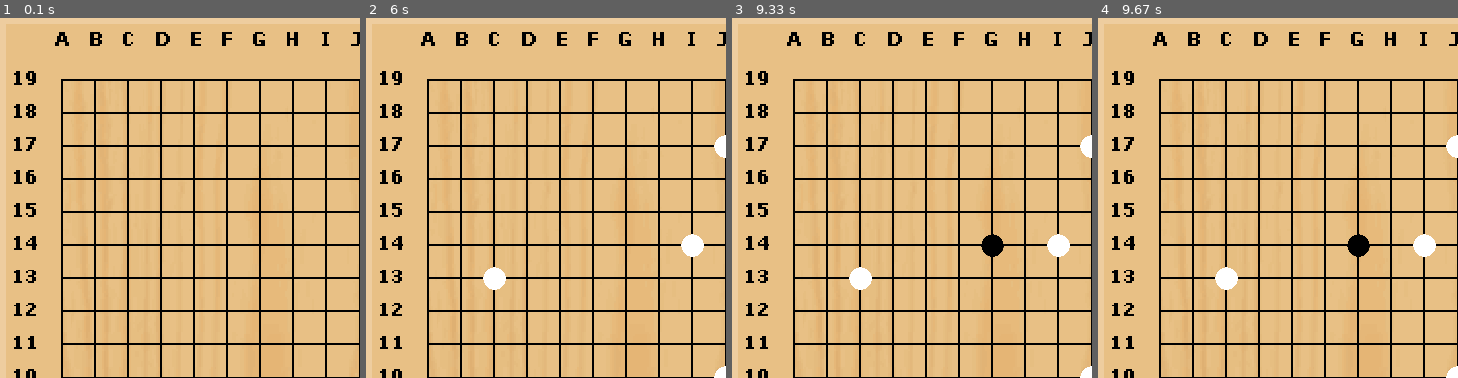
Above: before the commit, frames 1-4 (left to right).
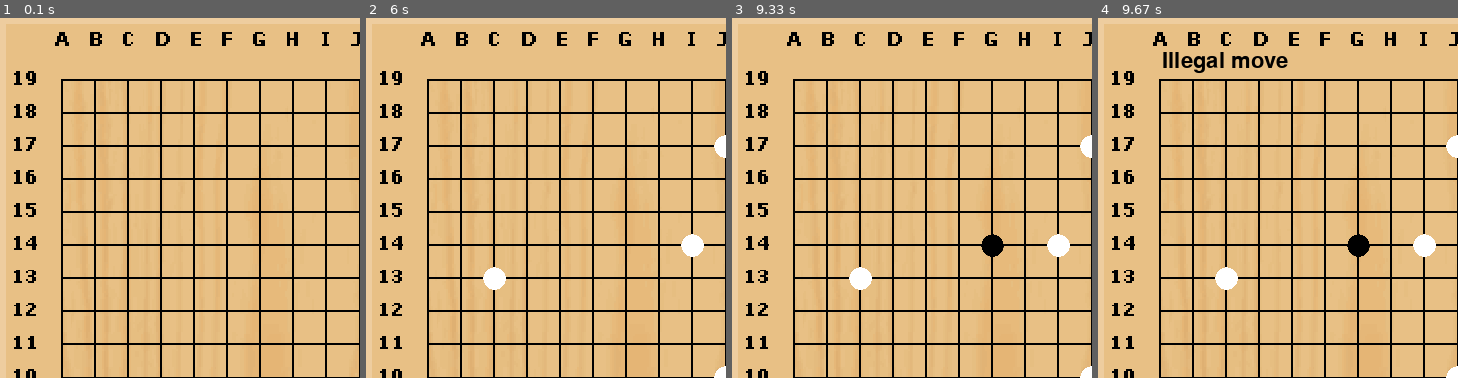
Above: after the commit, the same moments.

Repository: slumfy/Gomonku
Game: pygame game, started from Gomonku.py
Same seed, same stepped clock (60 frames per second), same inputs: the game is played once before the commit and once after it.
Inputs (mouse positions are % of the whole screen's width and height, from its top left):
- Up to frame 1 (0.1 s): no input
- Up to frame 2 (6 s): click (50, 50) at 0.38 s; click (51, 57) at 0.83 s; move the mouse to (19, 35) at 1.13 s; click (19, 35) at 1.42 s; move the mouse to (62, 59) at 1.83 s; click (62, 59) at 2.18 s; move the mouse to (52, 16) at 2.67 s; click (52, 16) at 3.07 s; move the mouse to (51, 61) at 3.6 s; click (51, 61) at 4.05 s; move the mouse to (47, 33) at 4.63 s; click (47, 33) at 5.1 s; move the mouse to (36, 29) at 5.7 s
- Up to frame 3 (9.33 s): click (36, 29) at 6.18 s; move the mouse to (76, 41) at 6.8 s; click (76, 41) at 7.3 s; move the mouse to (81, 48) at 7.93 s; click (81, 48) at 8.43 s; move the mouse to (19, 37) at 9.07 s
- Up to frame 4 (9.67 s): click (19, 37) at 9.58 s
The pictures show only the part of the screen within x 0-50%, y 0-50%; the shares and areas given below are measured in that part.

Frames 1-3 are identical in both runs. In frame 4, 0.8% of the frame differs, in the area x 18-53%, y 9-16%.

Commit message:
add feature win and illegalmove in eatedspot

Diff:
--- a/go_rules.py
+++ b/go_rules.py
@@ -19,7 +19,8 @@
 				it += 1
 			else:
 				break
-		self.win(player,it)
+		if self.win(player,it) == 1:
+			return(1)
 		#leftright solution
 		it = 1
 		for n in range(1,18):
@@ -32,7 +33,8 @@
 				it += 1
 			else:
 				break
-		self.win(player,it)
+		if self.win(player,it) == 1:
+			return(1)
 		#diagdownleft solution
 		it = 1
 		for n in range(1,18):
@@ -41,28 +43,120 @@
 			else:
 				break
 		for n in range(1,18):
-			if x + n >= 0 and y - n < 18 and self.table[x + n][y - n] == player:
-				it += 1
-			else:
-				break
-		self.win(player,it)
+			if x + n < 18 and y - n >= 0 and self.table[x + n][y - n] == player:
+				it += 1
+			else:
+				break
+		if self.win(player,it) == 1:
+			return(1)
 		#diagupleft solution
 		it = 1
 		for n in range(1,18):
-			if x + n >= 0 and y + n < 18 and self.table[x + n][y + n] == player:
-				it += 1
-			else:
-				break
-		for n in range(1,18):
-			if x - n >= 0 and y - n < 18 and self.table[x - n][y - n] == player:
-				it += 1
-			else:
-				break
-		self.win(player,it)
+			if x + n < 18 and y + n < 18 and self.table[x + n][y + n] == player:
+				it += 1
+			else:
+				break
+		for n in range(1,18):
+			if x - n >= 0 and y - n >= 0 and self.table[x - n][y - n] == player:
+				it += 1
+			else:
+				break
+		if self.win(player,it) == 1:
+			return(1)
+		return(0)
 
 	def win(self,player,it):
+		print("player: ",player, "iter: ",it)
 		if it == 5:
 			print("player ", player, " win")
+			return(1)
+		return(0)
+
+	def check_wrong_position(self,player,x,y):
+		if x > 18 or x < 0 or y > 18 or y < 0 or self.table[x][y] != 0:
+			return(1)
+		#updown solution
+		it = 1
+		uptrap = 0
+		downtrap = 0
+		for n in range(1,3):
+			if x + n < 18 and self.table[x + n][y] != player and self.table[x + n][y] != 0:
+				uptrap = 1
+			if x + n < 18 and self.table[x + n][y] == player:
+				it += 1
+			else:
+				break
+		for n in range(1,3):
+			if x - n >= 0 and self.table[x - n][y] != player and self.table[x - n][y] != 0:
+				downtrap = 1
+			if x - n >= 0 and self.table[x - n][y] == player:
+				it += 1
+			else:
+				break
+		if it <= 2 and uptrap and downtrap:
+			return(1)
+		#leftright solution
+		it = 1
+		uptrap = 0
+		downtrap = 0
+		for n in range(1,3):
+			if y + n < 18 and self.table[x][y + n] != player and self.table[x][y + n] != 0:
+				uptrap = 1
+			if y + n < 18 and self.table[x][y + n] == player:
+				it += 1
+			else:
+				break
+		for n in range(1,3):
+			if y - n >= 0 and self.table[x][y - n] != player and self.table[x][y - n] != 0:
+				downtrap = 1
+			if y - n >= 0 and self.table[x][y - n] == player:
+				it += 1
+			else:
+				break
+		if it <= 2 and uptrap and downtrap:
+			return(1)
+		#diagdownleft solution
+		it = 1
+		uptrap = 0
+		downtrap = 0
+		for n in range(1,3):
+			if x - n >= 0 and y + n < 18 and self.table[x - n][y + n] != player and self.table[x - n][y + n] != 0:
+				uptrap = 1
+			if x - n >= 0 and y + n < 18 and self.table[x - n][y + n] == player:
+				it += 1
+			else:
+				break
+		for n in range(1,3):
+			if x + n < 18 and y - n >= 0 and self.table[x + n][y - n] != player and self.table[x + n][y - n] != 0:
+				downtrap = 1
+			if x + n < 18 and y - n >= 0 and self.table[x + n][y - n] == player:
+				it += 1
+			else:
+				break
+		if it <= 2 and uptrap and downtrap:
+			return(1)
+		#diagupleft solution
+		it = 1
+		uptrap = 0
+		downtrap = 0
+		for n in range(1,3):
+			if x + n < 18 and y + n < 18 and self.table[x + n][y + n] != player and self.table[x + n][y + n] != 0:
+				uptrap = 1
+			if x + n < 18 and y + n < 18 and self.table[x + n][y + n] == player:
+				it += 1
+			else:
+				break
+		for n in range(1,3):
+			if x - n >= 0 and y - n >= 0 and self.table[x - n][y - n] != player and self.table[x - n][y - n] != 0:
+				downtrap = 1
+			if x - n >= 0 and y - n >= 0 and self.table[x - n][y - n] == player:
+				it += 1
+			else:
+				break
+		if it <= 2 and uptrap and downtrap:
+			return(1)
+		return(0)
+
 
 	def check_eat_position(self,player,x,y):
 		# backward take
@@ -131,13 +225,14 @@
 					self.table[x - 2][y - 2] = 0
 
 	def place_stone(self,player, x,y):
-		if self.table[x][y] != 0:
-			print("illegal move")
+		if self.check_wrong_position(player,x,y) == 1:
+			return(-1)
 		else:
 			self.table[x][y] = player
 			self.check_eat_position(player,x,y)
-			self.check_win_position(player,x,y)
-			# self.print_table()
+			if self.check_win_position(player,x,y) != 0:
+				return(player)
+			return(0)
 
 	def print_table(self):
 		for line in self.table:
--- a/pygame_go.py
+++ b/pygame_go.py
@@ -29,25 +29,34 @@
 			for event in pygame.event.get():
 				if event.type == pygame.QUIT: sys.exit()
 				if event.type == pygame.MOUSEBUTTONDOWN:
+					self.screen.blit(self.goboard_resize, self.startpoint)
 					#img position for mouse position
 					print(event.pos)
-					x = abs(int((event.pos[1] - offset)/space))
-					modx = abs(int((event.pos[1] - offset)%space))
-					if modx > space/2:
+					x = int((event.pos[1] - offset)/space)
+					modx = int((event.pos[1] - offset)%space)
+					if modx > space/2 and x < 18:
 						x += 1
-					y = abs(int((event.pos[0] - offset)/space))
-					mody = abs(int((event.pos[0] - offset)%space))
-					if mody > space/2:
+					y = int((event.pos[0] - offset)/space)
+					mody = int((event.pos[0] - offset)%space)
+					if mody > space/2 and y < 18:
 						y += 1
 					print(x,modx,y, mody)
 					#end
-					if self.player == 1:
-						go.place_stone(self.player, x , y)
-						self.player = 2
+					stonestatus = go.place_stone(self.player, x , y)
+					print("stonestatus: ", stonestatus)
+					if stonestatus == -1:
+						print("illegal move")
+						self.print_font('Illegal move', 64, 32)
+					elif stonestatus == 0:
+						if self.player == 1:
+							self.player = 2
+						elif self.player == 2:
+							self.player = 1
 					else:
-						go.place_stone(self.player, x , y)
-						self.player = 1
-					self.screen.blit(self.goboard_resize, self.startpoint)
+						if stonestatus > 0:
+							winstr = "player " + str(stonestatus) + " win"
+							print(winstr)
+							self.print_font(winstr, 64, 32)
 					for L in range(len(go.table)):
 						for l in range(len(go.table[L])):
 							if go.table[L][l] == 1:
@@ -55,3 +64,11 @@
 							elif go.table[L][l] == 2:
 								self.screen.blit(self.black_stone_resize, (l*space + offset - self.stone_size[0]/2,L*space + offset - self.stone_size[1]/2))
 					pygame.display.flip()
+
+	def print_font(self,msg,x,y):
+		BLACK = (0, 0, 0)
+		sysfont = pygame.font.get_default_font()
+		font = pygame.font.SysFont(None,32)
+		render = font.render(msg,True,BLACK)
+		self.screen.blit(render,(x,y))
+		# pygame.display.update()
